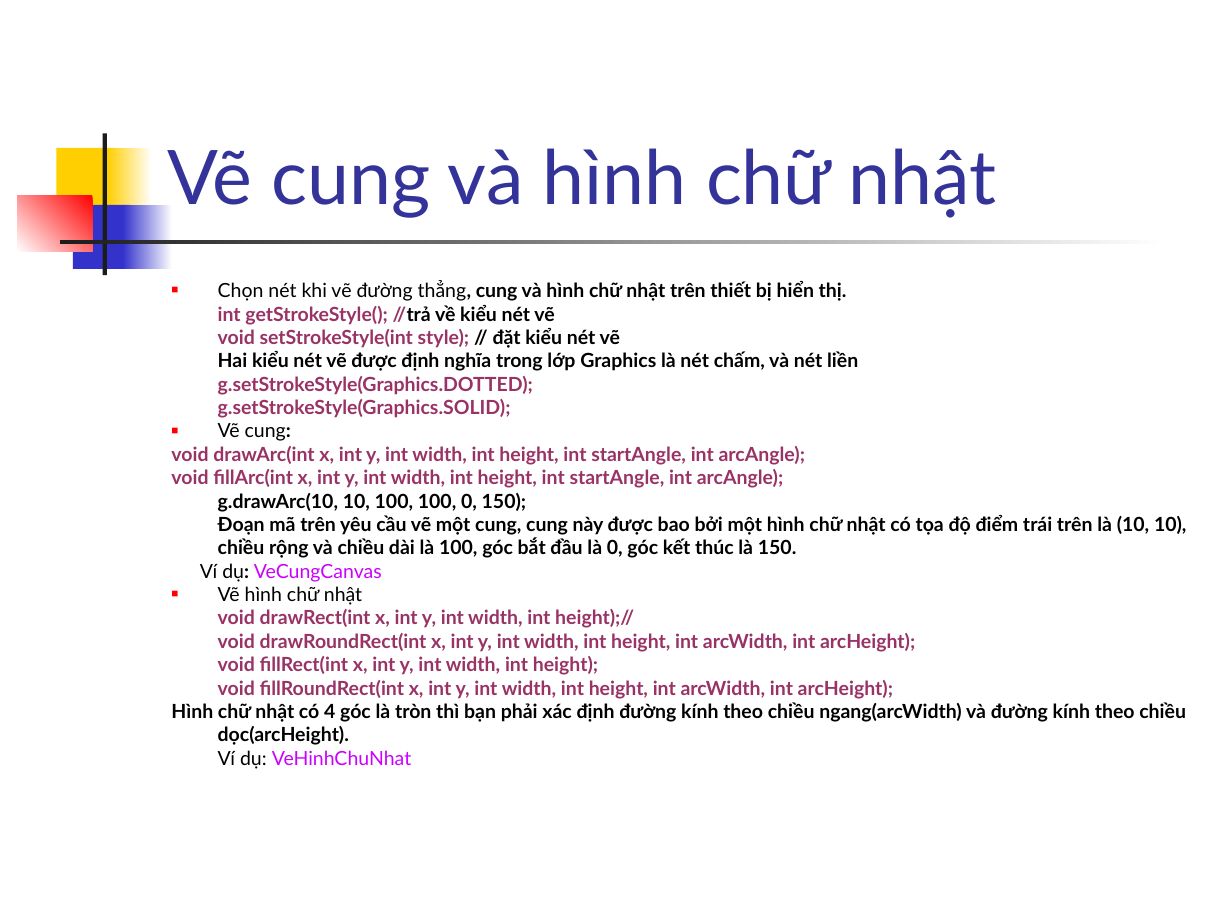
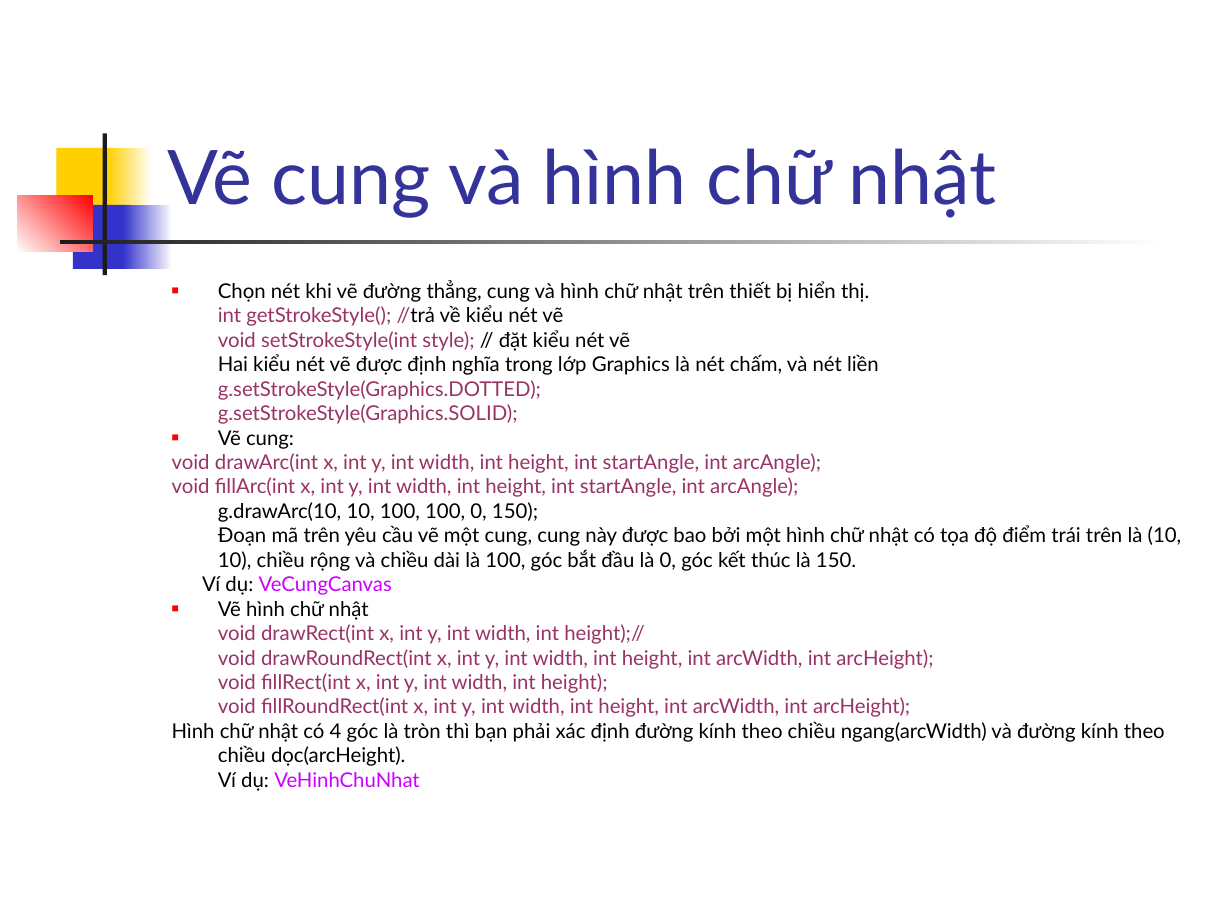
Before and after one commit to phamtuanchip/labs, a slide deck: slide 8 of M1304M-C1304M/j2me/slides/Session15.ppt. Drawn at 1232x924 pixels with LibreOffice and Linux fonts; fonts in the diff are those of the drawing. Boxes give left, top, right and bottom in pixels: in the first picture for what was removed or moved away, otherwise in the second. Text is boxed around its words. In the diff, an @@ line names an element or a change of style, - is before the commit and + after.

```diff
--- a/M1304M-C1304M/j2me/slides/Session15.ppt
+++ b/M1304M-C1304M/j2me/slides/Session15.ppt
@@ text "Chọn nét khi vẽ đường ..." at <box>172,280,1182,791</box>: size 11.4 to 11.9 pt, bold off @@
```
Also in this commit, not shown: 10 other slides changed, 27 other files.
